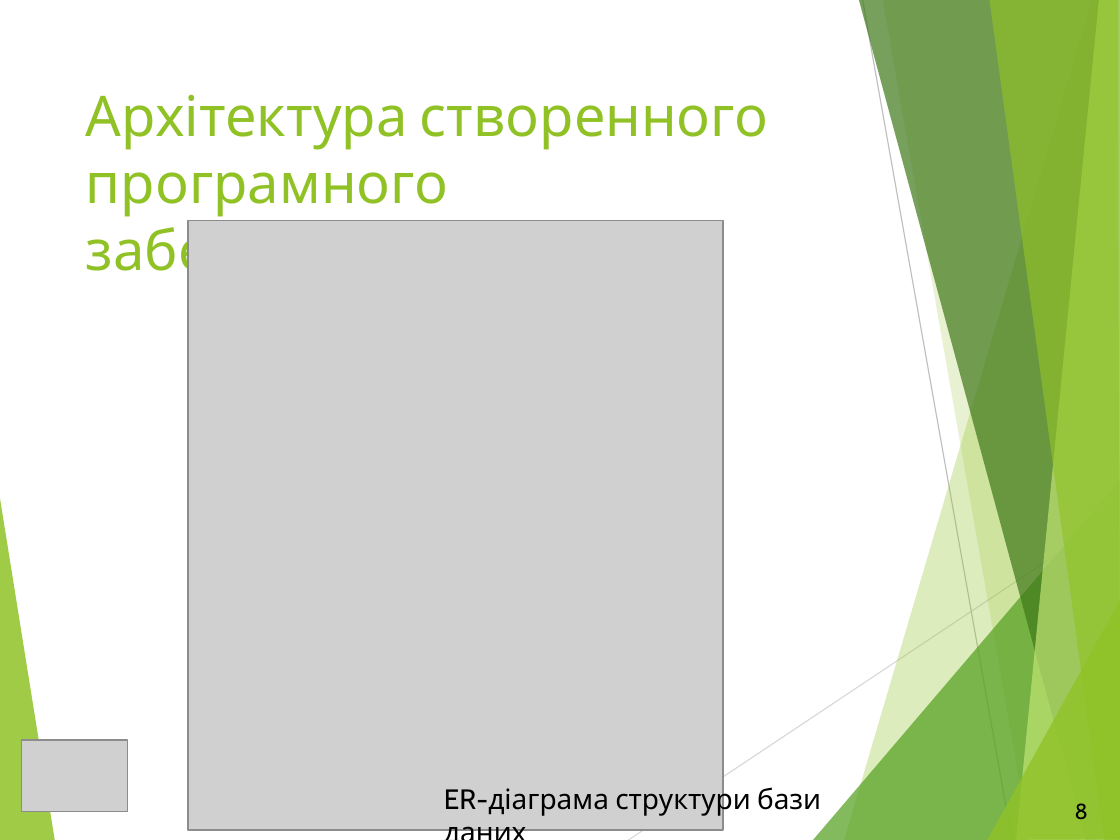
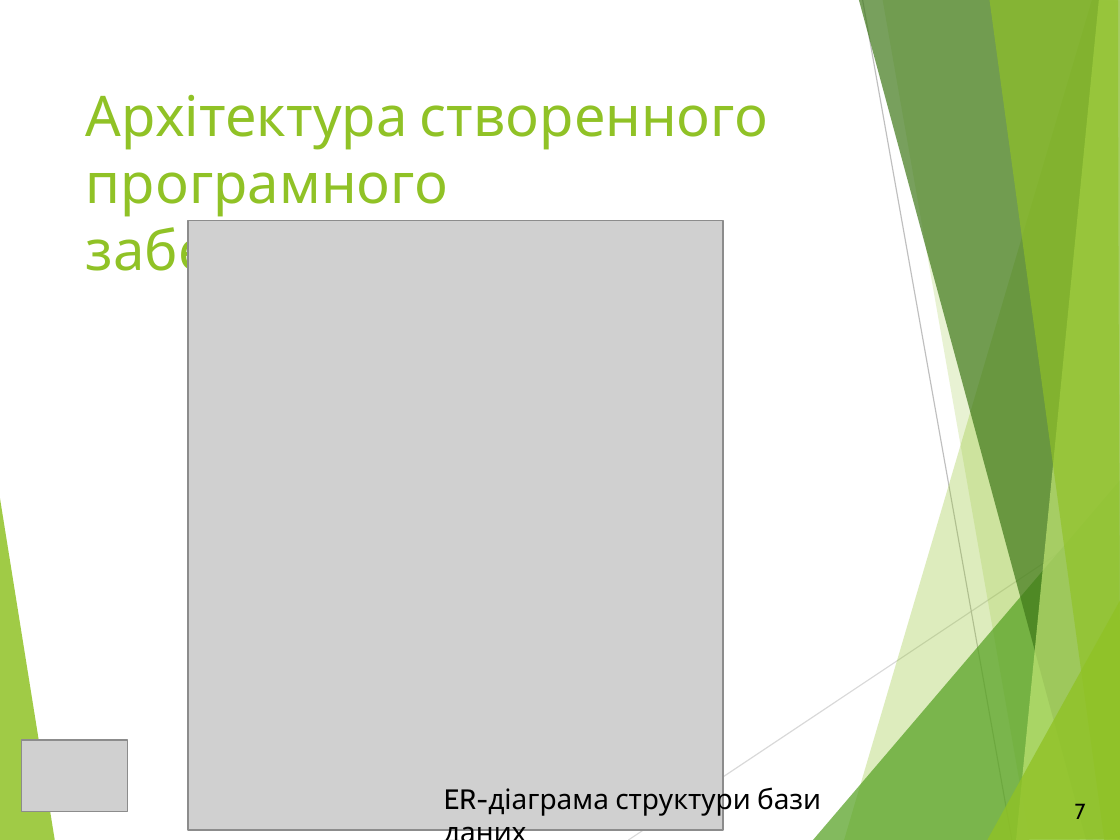
Before and after one commit to NureRomanovskyiIllia/PI_PZPI-21-11_ROMANOVSKY_I_M, a slide deck: slide 7 of 2025_Б_ПІ_ПЗПІ_21-11_Романовський_І_М.pptx (slide 8 before the commit). Drawn at 1120x840 pixels with LibreOffice and Linux fonts; fonts in the diff are those of the drawing; grey boxes stand for pictures. Boxes give left, top, right and bottom in pixels: in the first picture for what was removed or moved away, otherwise in the second. Text is boxed around its words. In the diff, an @@ line names an element or a change of style, - is before the commit and + after.

```diff
--- a/2025_Б_ПІ_ПЗПІ_21-11_Романовський_І_М.pptx
+++ b/2025_Б_ПІ_ПЗПІ_21-11_Романовський_І_М.pptx
@@ text at (x1=1075, y1=803, x2=1086, y2=819): text changed @@
-8
+7
```
Also in this commit, not shown: 6 other slides changed.
